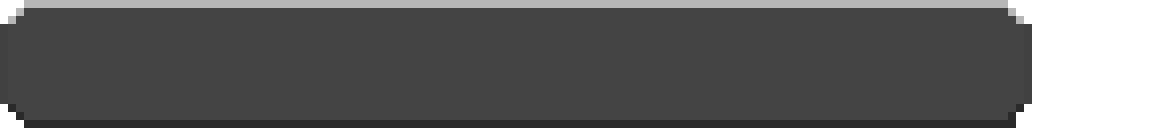
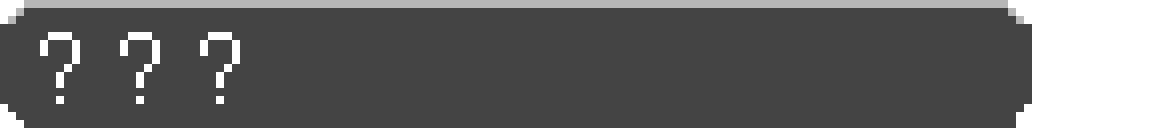
Layer changes from the first 1152px x 128px image to the second:
added layer "? ? ?" above "BG" over bbox(40, 32, 240, 104)
renamed "pmmlock99.png" to "BG", painted on it over bbox(0, 24, 1032, 128)
renamed "Pasted Layer" to "JP", showed it, painted on it over bbox(120, 32, 240, 104)
